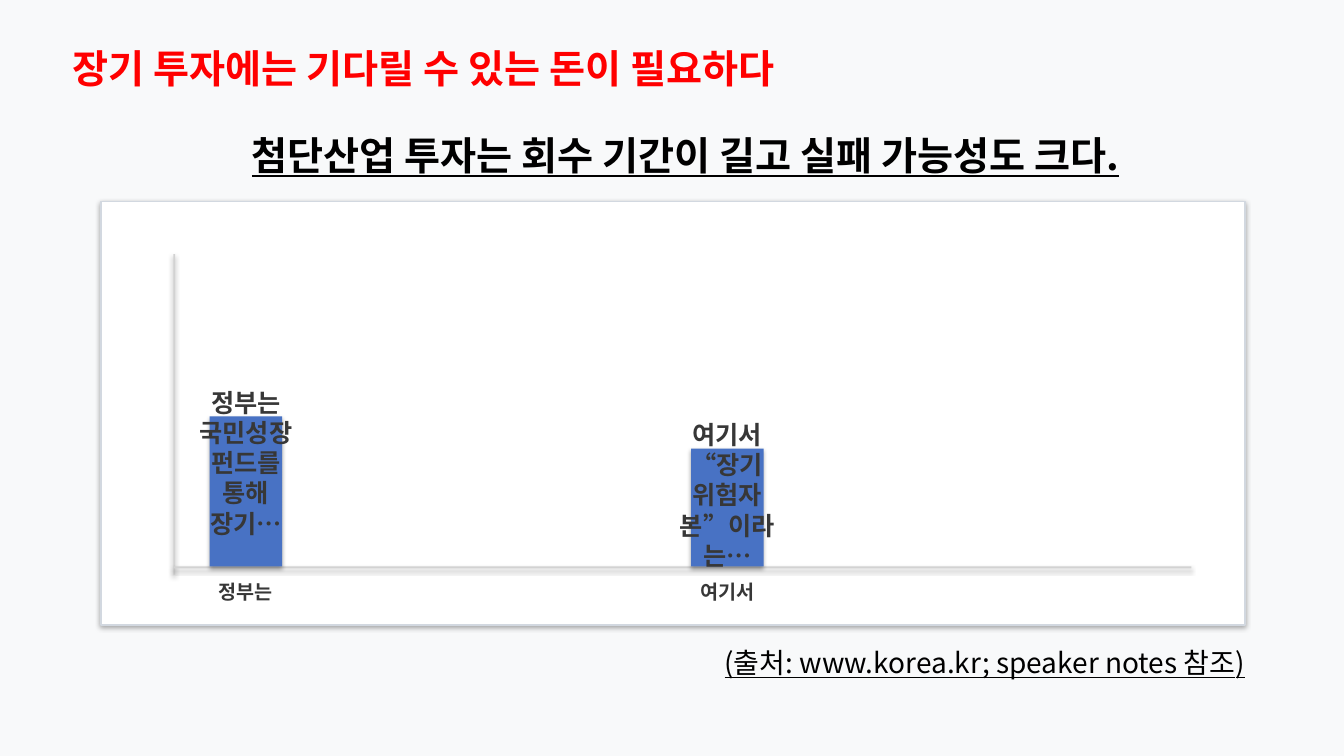
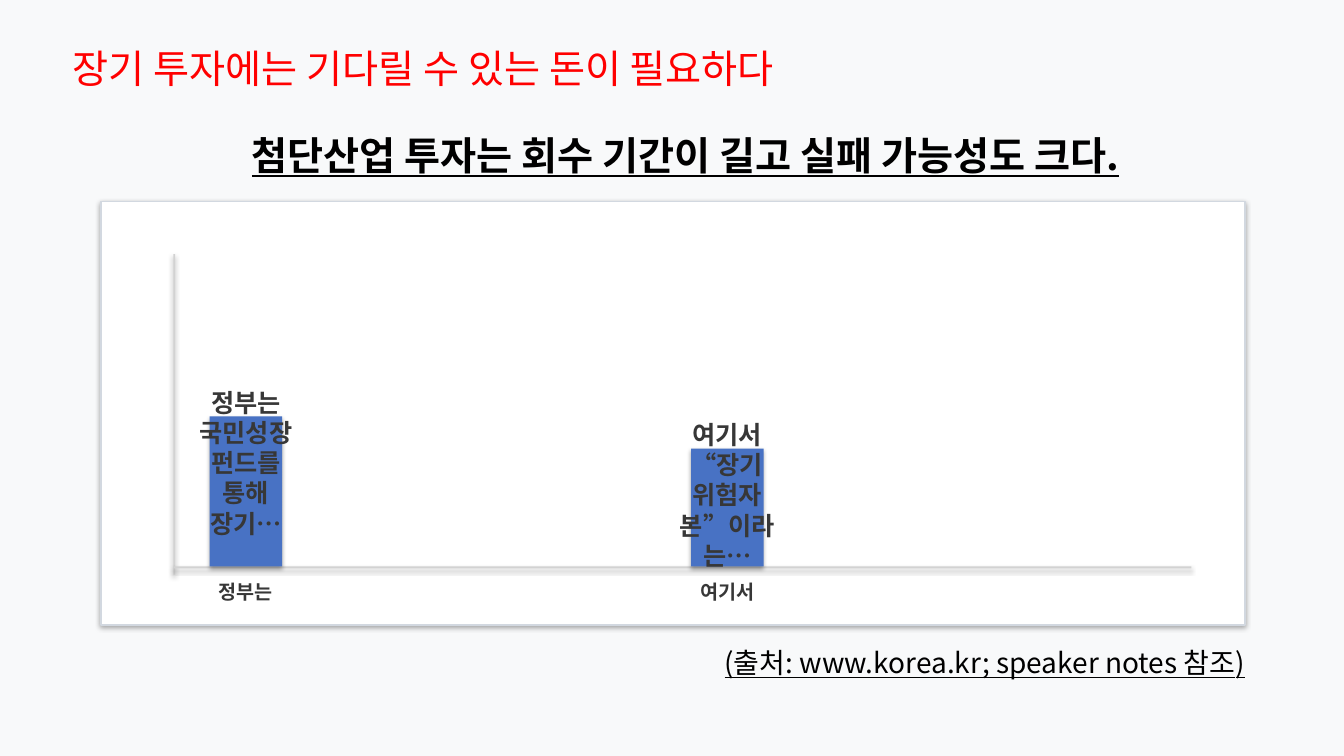
Before and after one commit to Rlearnchan/luddite, a slide deck: slide 8 of outputs/pptx/productive_finance_policy_styled_draft.pptx. Drawn at 1344x756 pixels with LibreOffice and Linux fonts; fonts in the diff are those of the drawing. Boxes give left, top, right and bottom in pixels: in the first picture for what was removed or moved away, otherwise in the second. Text is boxed around its words. In the diff, an @@ line names an element or a change of style, - is before the commit and + after.

```diff
--- a/outputs/pptx/productive_finance_policy_styled_draft.pptx
+++ b/outputs/pptx/productive_finance_policy_styled_draft.pptx
@@ text "장기 투자에는 기다릴 수 있는 ..." at (73,50,774,86): bold off @@
```
Also in this commit, not shown: 19 other slides changed, 8 other files.
